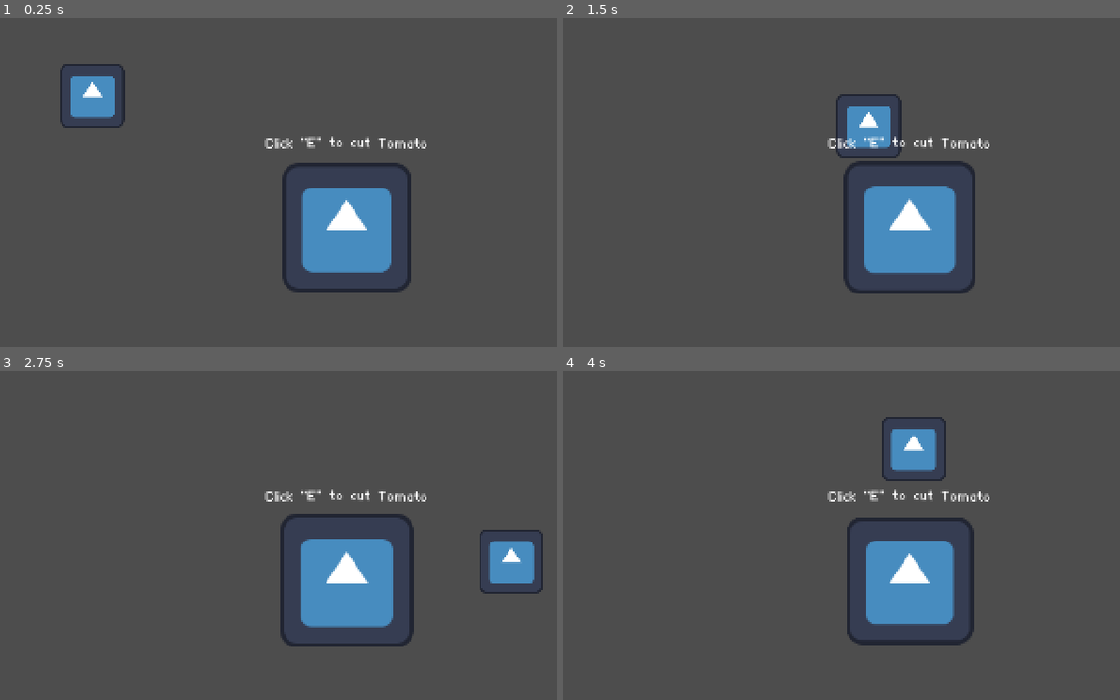
Above: before the commit, frames 1-4 (two rows, left to right).
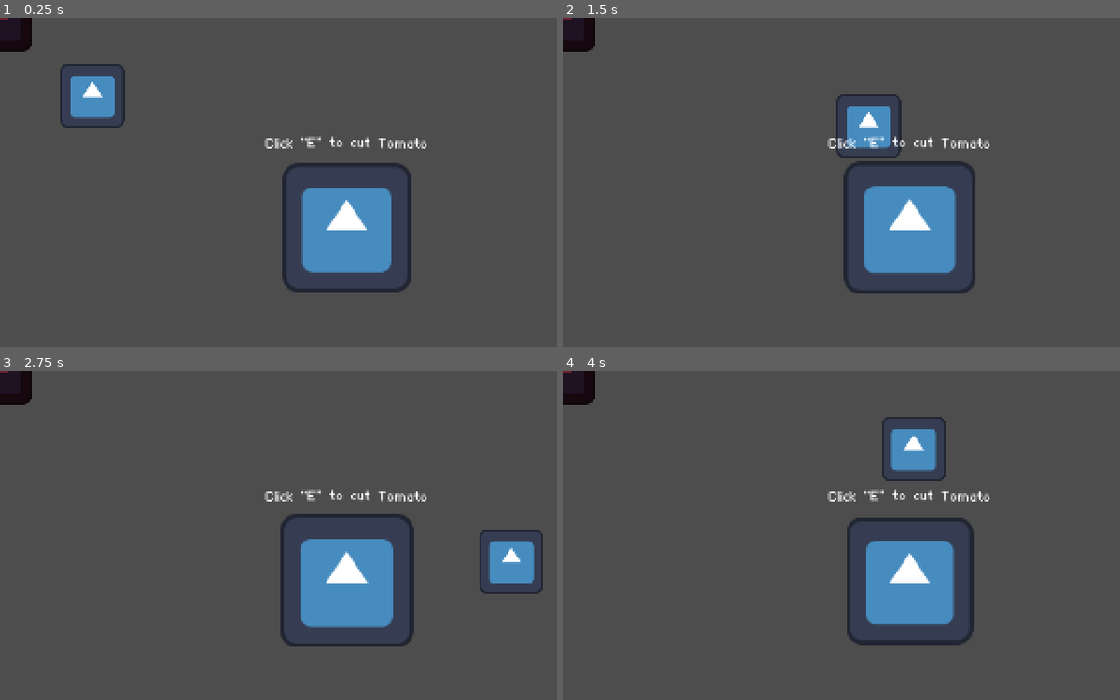
Above: after the commit, the same moments.

Repository: arrowira/minijamegam59
Game: Godot game, scene res://Scenes/main.tscn
Two runs of this game, one before a commit and one after it. Both use one fixed random seed, a clock stepped at 60 frames per second and the inputs below. The engine's default icon, where the game draws it, is replaced by a stand-in: a white triangle on a blue panel in a dark square.
Inputs:
- Up to frame 1 (0.25 s): no input
- Up to frame 2 (1.5 s): tap E (interact) at 0.5, 1.25, 1.35 s; hold D (right) 0.53-1.28 s; tap Space (dash) at 0.6 s; hold S (down) from 1.28 s (still down)
- Up to frame 3 (2.75 s): tap E (interact) at 2 s; release S (down) at 2.03 s; hold D (right) from 2.03 s (still down); tap Space (dash) at 2.1 s
- Up to frame 4 (4 s): tap E (interact) at 2.75, 2.85, 3.5 s; release D (right) at 2.78 s; hold W (up) 2.78-3.53 s; hold A (left) from 3.53 s (still down); tap Space (dash) at 3.6 s

The runs differ from the first frame. In frame 1, 0.6% of the frame differs, in the area x 0-6%, y 0-11%; in frame 2, 0.6%; in frame 3, 0.6%; in frame 4, 0.6%.

Commit message:
cutting board in main scene

Diff:
--- a/project/Scenes/main.tscn
+++ b/project/Scenes/main.tscn
@@ -2,6 +2,7 @@
 
 [ext_resource type="PackedScene" uid="uid://d1e6301qt30f3" path="res://Scenes/player.tscn" id="1_bo1nx"]
 [ext_resource type="PackedScene" uid="uid://dactmv6wru0xm" path="res://Scenes/Tomato.tscn" id="2_8gbba"]
+[ext_resource type="PackedScene" uid="uid://cbrnxfthuk5do" path="res://Scenes/cutting_board.tscn" id="3_8gbba"]
 
 [node name="main" type="Node2D" unique_id=635974732]
 
@@ -10,3 +11,5 @@
 
 [node name="Tomato" parent="." unique_id=1995840475 instance=ExtResource("2_8gbba")]
 position = Vector2(691, 418)
+
+[node name="CuttingBoard" parent="." unique_id=2018179734 instance=ExtResource("3_8gbba")]
